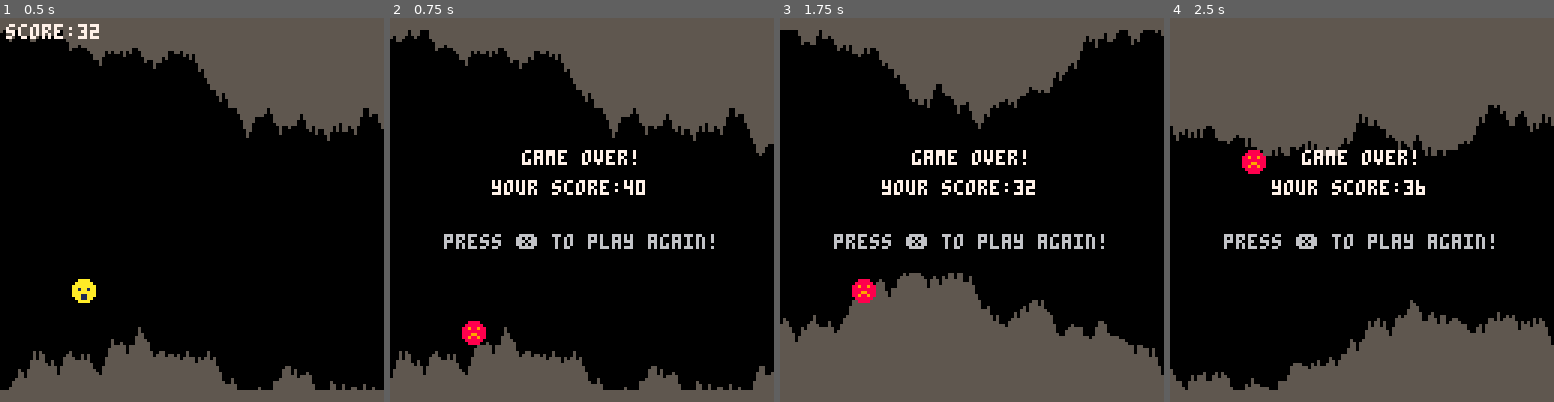
Above: before the commit, frames 1-4 (left to right).
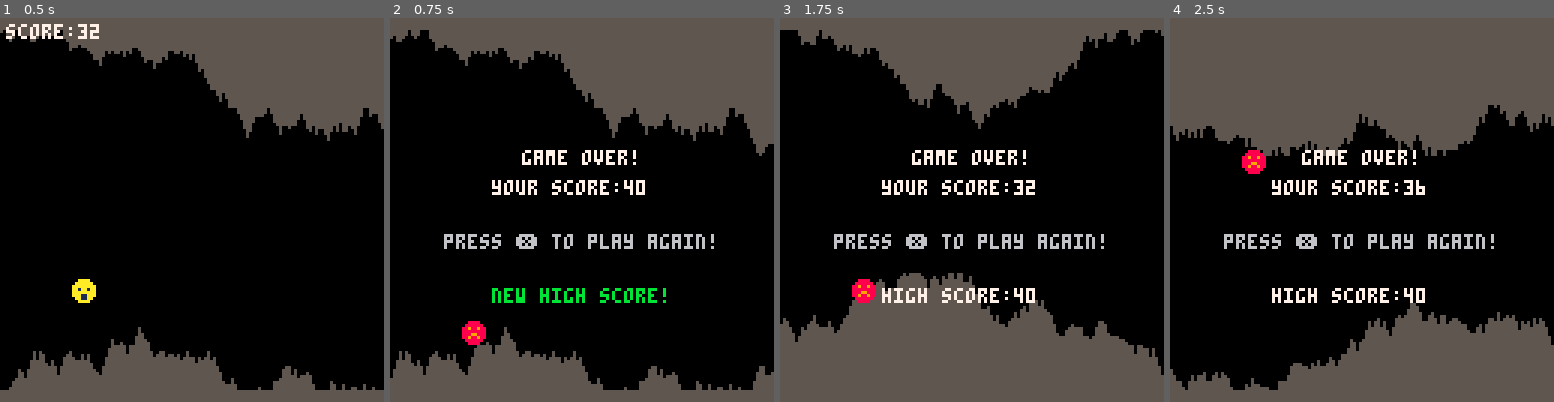
Above: after the commit, the same moments.

Repository: Qowface/pico8-carts
Game: PICO-8 cartridge cavediver.p8
The game is run twice, just before and just after one commit, with the same random seed, the same clock (stepped at 60 frames per second) and the same inputs.
Inputs:
- Up to frame 1 (0.5 s): tap X (X key) at 0.33 s
- Up to frame 2 (0.75 s): no input
- Up to frame 3 (1.75 s): tap X (X key) at 1.07 s
- Up to frame 4 (2.5 s): tap X (X key) at 1.85 s; hold Up 2.15-2.42 s

Frame 1 is identical in both runs. In frame 2, 0.8% of the frame differs, in the area x 26-72%, y 70-75%; in frame 3, 0.7%; in frame 4, 0.7%.

Commit message:
Cave Diver - Implement high score stored in cart data.

Diff:
--- a/cavediver.p8
+++ b/cavediver.p8
@@ -2,7 +2,15 @@
 version 36
 __lua__
 function _init()
+	cartdata("qowface_cavediver_1")
+	high_score=dget(0)
+
+	start_game()
+end
+
+function start_game()
 	game_over=false
+	new_high_score=false
 	make_cave()
 	make_player()
 end
@@ -13,7 +21,7 @@
 		move_player()
 		check_hit()
 	else
-		if (btnp(5)) _init() --restart
+		if (btnp(5)) start_game() --restart
 	end
 end
 
@@ -26,6 +34,11 @@
 		print("game over!",44,44,7)
 		print("your score:"..player.score,34,54,7)
 		print("press ❎ to play again!",18,72,6)
+		if (new_high_score) then
+			print("new high score!",34,90,11)
+		else
+			print("high score:"..high_score,34,90,7)
+		end
 	else
 		print("score:"..player.score,2,2,7)
 	end
@@ -67,6 +80,11 @@
 			or cave[i+1].btm<player.y+7) then
 			game_over=true
 			sfx(1)
+			if (player.score>high_score) then
+				high_score=player.score
+				new_high_score=true
+				dset(0,high_score)
+			end
 		end
 	end
 end
